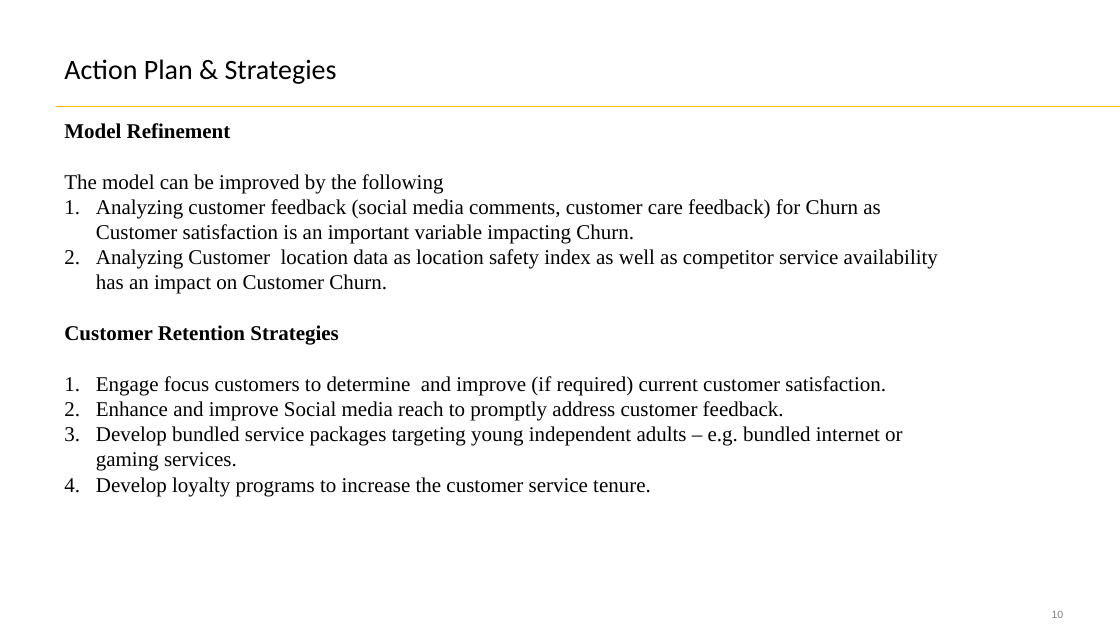
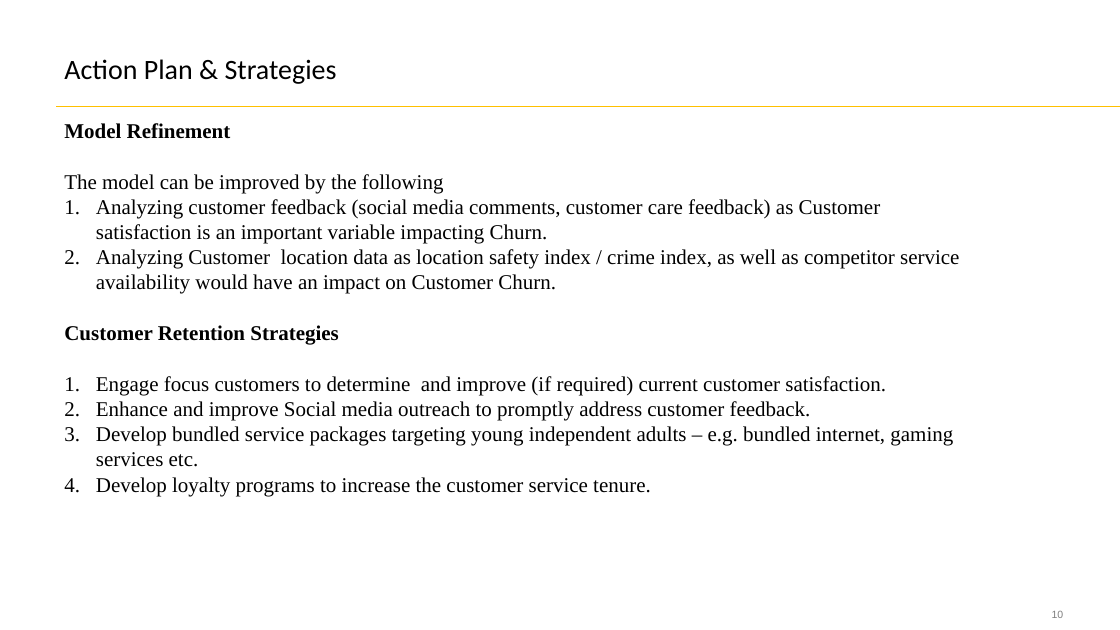
Before and after one commit to SahilM21/ChurnModelPresentation, a slide deck: slide 10 of Churn Model.pptx. Drawn at 1120x630 pixels with LibreOffice and Linux fonts; fonts in the diff are those of the drawing. Boxes give left, top, right and bottom in pixels: in the first picture for what was removed or moved away, otherwise in the second. Text is boxed around its words. In the diff, an @@ line names an element or a change of style, - is before the commit and + after.

```diff
--- a/Churn Model.pptx
+++ b/Churn Model.pptx
@@ text at [96,199,959,294]: text changed @@
-1. Analyzing customer feedback (social media comments, customer care feedback) for Churn as Customer satisfaction is an important variable impacting Churn.
-2. Analyzing Customer location data as location safety index as well as competitor service availability has an impact on Customer Churn.
+1. Analyzing customer feedback (social media comments, customer care feedback) as Customer satisfaction is an important variable impacting Churn.
+2. Analyzing Customer location data as location safety index / crime index, as well as competitor service availability would have an impact on Customer Churn.
@@ text at [96,401,953,467]: text changed @@
-2. Enhance and improve Social media reach to promptly address customer feedback.
-3. Develop bundled service packages targeting young independent adults – e.g. bundled internet or gaming services.
+2. Enhance and improve Social media outreach to promptly address customer feedback.
+3. Develop bundled service packages targeting young independent adults – e.g. bundled internet, gaming services etc.
```
Also in this commit, not shown: 6 other slides changed, 2 slides added, 1 other file.
